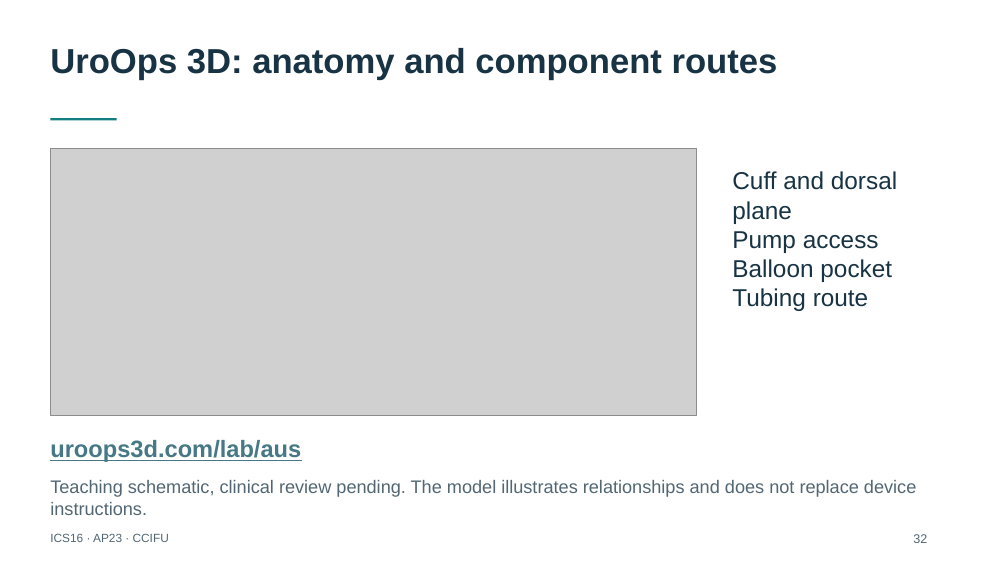
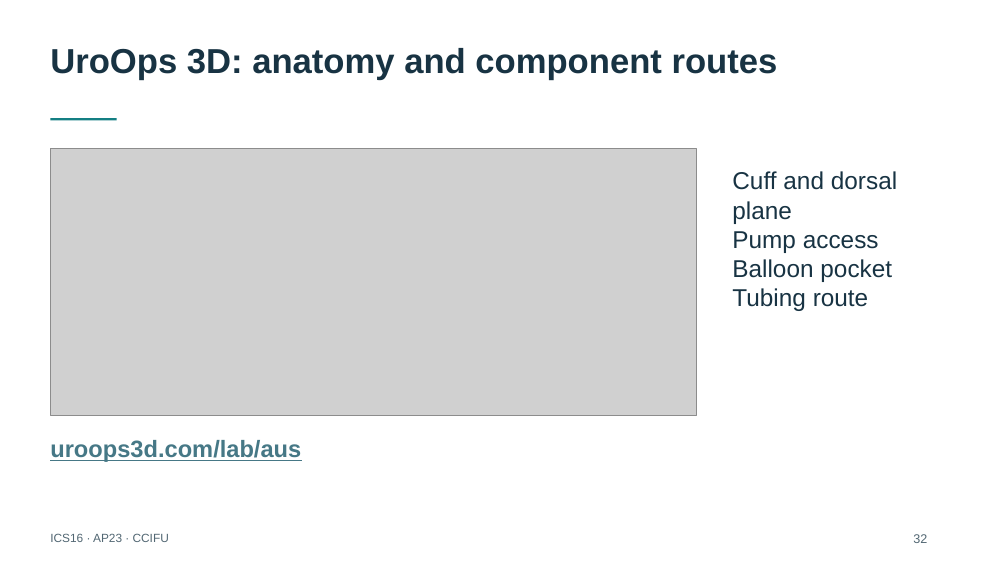
Before and after one commit to nityjr-ctrl/aus-presentation, a slide deck: slide 33 of presentation/AUS-teaching-deck.pptx. Drawn at 1008x567 pixels with LibreOffice and Linux fonts; fonts in the diff are those of the drawing; grey boxes stand for pictures. Boxes give left, top, right and bottom in pixels: in the first picture for what was removed or moved away, otherwise in the second. Text is boxed around its words. In the diff, an @@ line names an element or a change of style, - is before the commit and + after.

```diff
--- a/presentation/AUS-teaching-deck.pptx
+++ b/presentation/AUS-teaching-deck.pptx
@@ text removed at (50, 480, 916, 515) @@
-Teaching schematic, clinical review pending. The model illustrates relationships and does not replace device instructions.
```
Also in this commit, not shown: 6 other slides changed, 8 other files.
